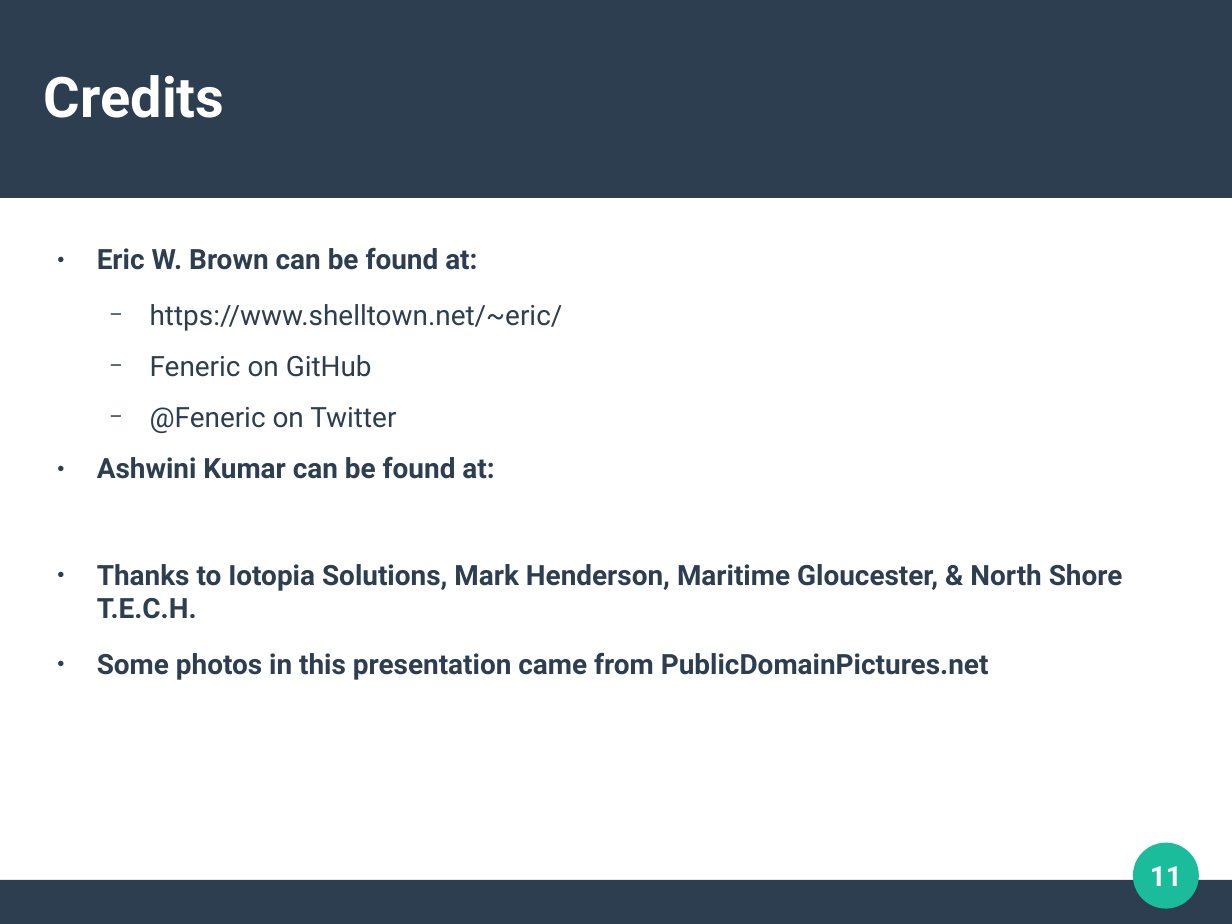
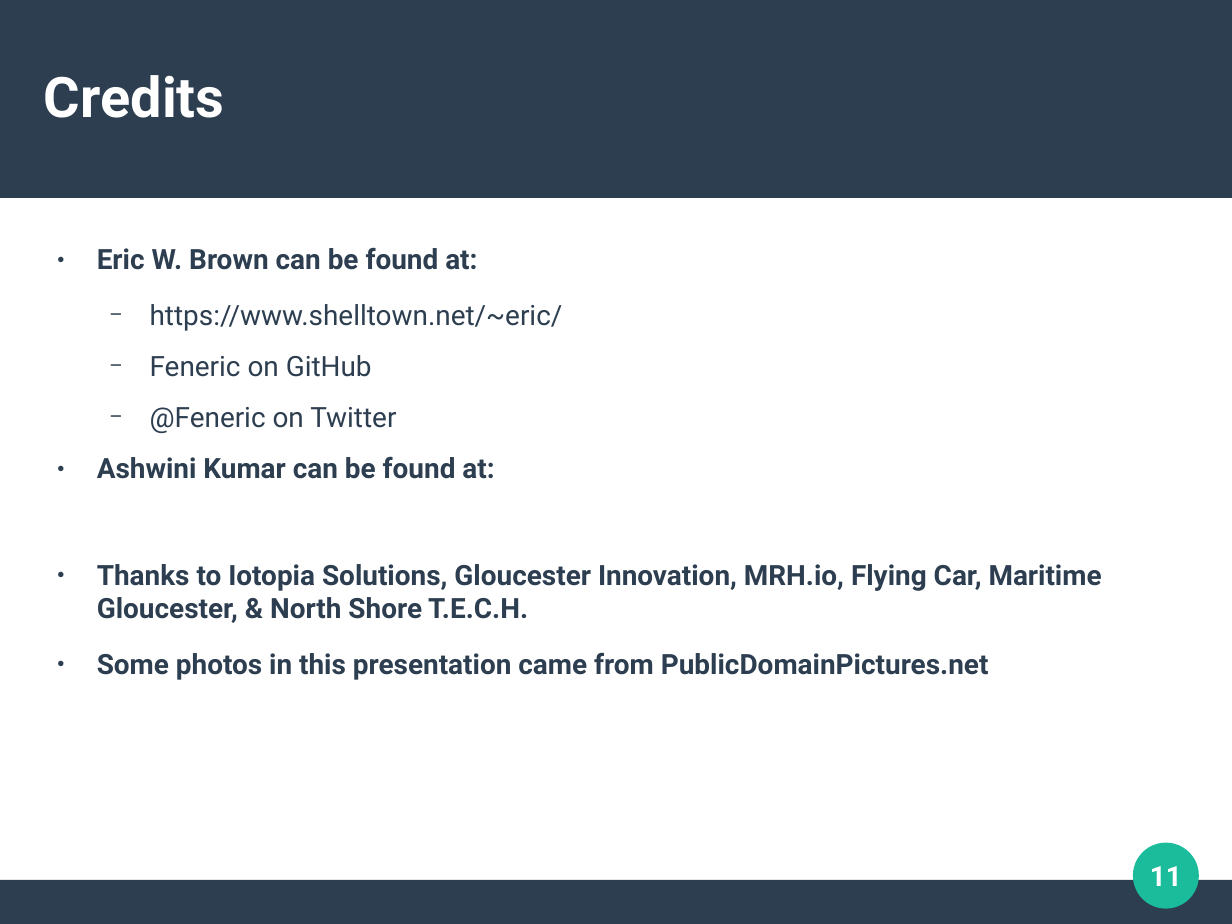
Before and after one commit to Feneric/LobstaListen, a slide deck: slide 11 of Introduction.odp. Drawn at 1232x924 pixels with LibreOffice and Linux fonts; fonts in the diff are those of the drawing. Boxes give left, top, right and bottom in pixels: in the first picture for what was removed or moved away, otherwise in the second. Text is boxed around its words. In the diff, an @@ line names an element or a change of style, - is before the commit and + after.

Commit message:
Improved intro slides.

```diff
--- a/Introduction.odp
+++ b/Introduction.odp
@@ text at [97, 564, 1102, 623]: text changed @@
-● Thanks to Iotopia Solutions, Mark Henderson, Maritime Gloucester, & North Shore T.E.C.H.
+● Thanks to Iotopia Solutions, Gloucester Innovation, MRH.io, Flying Car, Maritime Gloucester, & North Shore T.E.C.H.
```
